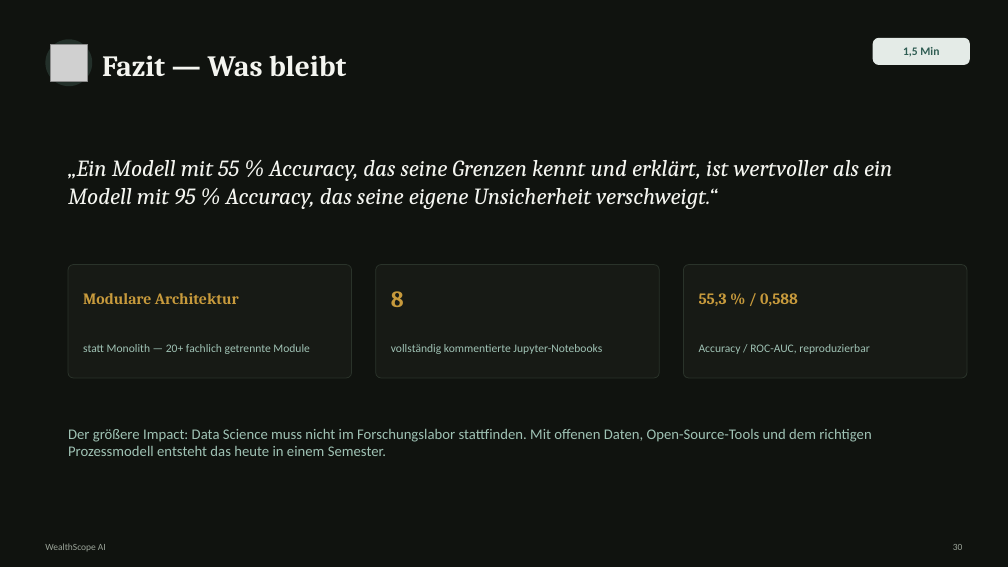
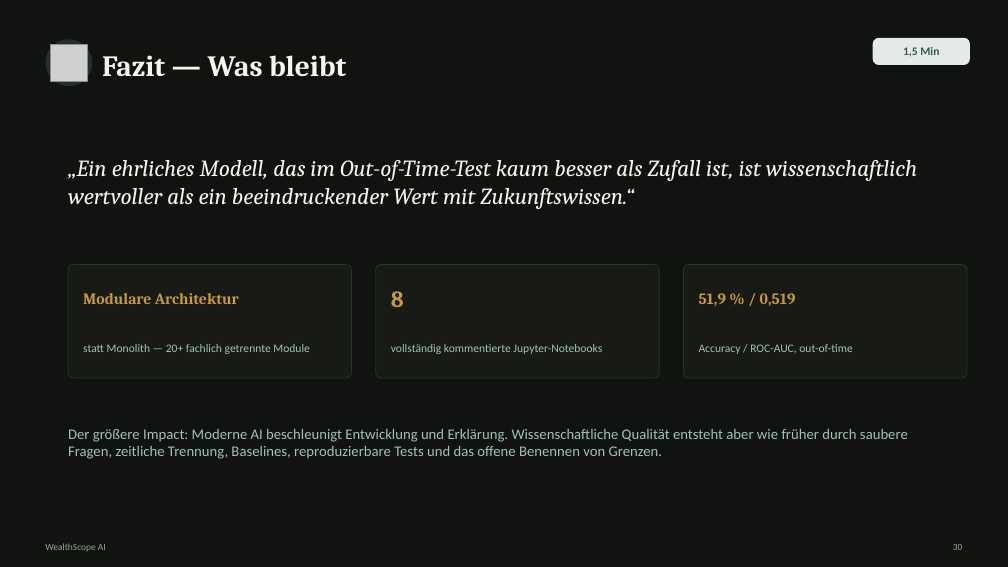
Before and after one commit to fedansoufiane-commits/forexscope-ai, a slide deck: slide 30 of Präsentation/WealthScope_Praesentation.pptx. Drawn at 1008x567 pixels with LibreOffice and Linux fonts; fonts in the diff are those of the drawing; grey boxes stand for pictures. Boxes give left, top, right and bottom in pixels: in the first picture for what was removed or moved away, otherwise in the second. Text is boxed around its words. In the diff, an @@ line names an element or a change of style, - is before the commit and + after.

```diff
--- a/Präsentation/WealthScope_Praesentation.pptx
+++ b/Präsentation/WealthScope_Praesentation.pptx
@@ text at bbox=[68, 160, 917, 209]: text changed @@
-„Ein Modell mit 55 % Accuracy, das seine Grenzen kennt und erklärt, ist wertvoller als ein Modell mit 95 % Accuracy, das seine eigene Unsicherheit verschweigt.“
+„Ein ehrliches Modell, das im Out-of-Time-Test kaum besser als Zufall ist, ist wissenschaftlich wertvoller als ein beeindruckender Wert mit Zukunftswissen.“
@@ text at bbox=[699, 293, 796, 306]: text changed @@
-55,3 % / 0,588
+51,9 % / 0,519
@@ text at bbox=[699, 344, 853, 354]: text changed @@
-Accuracy / ROC-AUC, reproduzierbar
+Accuracy / ROC-AUC, out-of-time
@@ text at bbox=[68, 429, 908, 459]: text changed @@
-Der größere Impact: Data Science muss nicht im Forschungslabor stattfinden. Mit offenen Daten, Open-Source-Tools und dem richtigen Prozessmodell entsteht das heute in einem Semester.
+Der größere Impact: Moderne AI beschleunigt Entwicklung und Erklärung. Wissenschaftliche Qualität entsteht aber wie früher durch saubere Fragen, zeitliche Trennung, Baselines, reproduzierbare Tests und das offene Benennen von Grenzen.
```
Also in this commit, not shown: 29 other slides changed, 28 other files.
